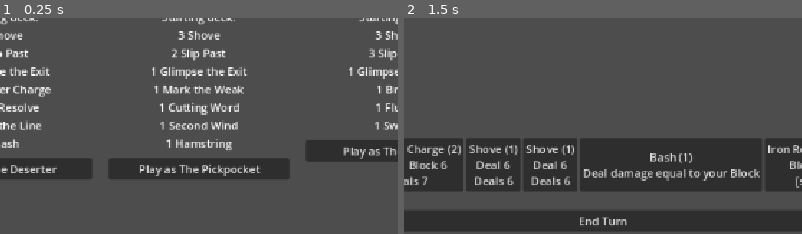
Above: before the commit, frames 1-2 (left to right).
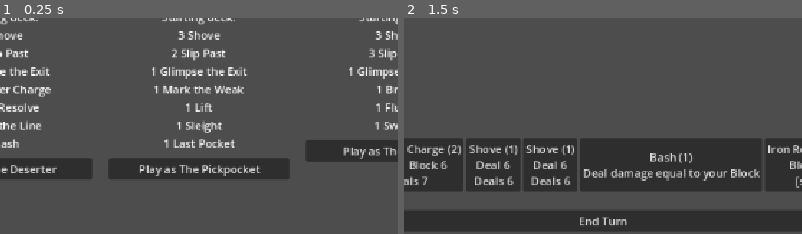
Above: after the commit, the same moments.

Repository: grump606/card-battle-prototype
Game: Godot game, scene res://run.tscn
Two runs of this game, one before a commit and one after it. Both use one fixed random seed, a clock stepped at 60 frames per second and the inputs below.
Inputs:
- Up to frame 1 (0.25 s): no input
- Up to frame 2 (1.5 s): click "Play as The Deserter" at 0.5 s; click "Board" at 1.25 s
The pictures show only the part of the screen within x 25-75%, y 49-99%; the shares and areas given below are measured in that part.

The runs differ from the first frame. In frame 1, 1.4% of the frame differs, in the area x 40-61%, y 39-62%; in frame 2, nothing differs.

Commit message:
Phase 4 of classes: energy gain, damage per card played, and the five Pickpocket cards
Co-Authored-By: Claude Sonnet 5.5 <noreply@anthropic.com>

Diff:
--- a/combat/card_effect.gd
+++ b/combat/card_effect.gd
@@ -10,7 +10,9 @@
 ## DAMAGE_PER_BLOCK: damage equal to your current Block times `amount`.
 ## DAMAGE_IF_BLOCK: `bonus` damage if your Block is at least `threshold`, else `amount`.
 ## THORNS: until your next turn, each enemy attack on you also deals `amount` to that attacker.
-enum Kind { DAMAGE, BLOCK, DRAW, EXPOSE, HOLD, DAMAGE_PER_BLOCK, DAMAGE_IF_BLOCK, THORNS }
+## GAIN_ENERGY: gain `amount` energy now (it can lift energy above the per-turn amount).
+## DAMAGE_PER_PLAY: `amount` plus `bonus` for each card played earlier this turn.
+enum Kind { DAMAGE, BLOCK, DRAW, EXPOSE, HOLD, DAMAGE_PER_BLOCK, DAMAGE_IF_BLOCK, THORNS, GAIN_ENERGY, DAMAGE_PER_PLAY }
 
 @export var kind: Kind = Kind.DAMAGE
 @export var amount: int = 0
@@ -46,4 +48,8 @@
 			return "Deal %d (%d with %d+ Block)" % [amount, bonus, threshold]
 		Kind.THORNS:
 			return "Thorns %d" % amount
+		Kind.GAIN_ENERGY:
+			return "Gain %d energy" % amount
+		Kind.DAMAGE_PER_PLAY:
+			return "Deal %d, +%d for each card played earlier this turn" % [amount, bonus]
 	return ""
--- a/combat/combat.gd
+++ b/combat/combat.gd
@@ -134,7 +134,7 @@
 	plays_this_turn += 1
 	for effect in card.effects:
 		match effect.kind:
-			CardEffect.Kind.DAMAGE, CardEffect.Kind.DAMAGE_PER_BLOCK, CardEffect.Kind.DAMAGE_IF_BLOCK:
+			CardEffect.Kind.DAMAGE, CardEffect.Kind.DAMAGE_PER_BLOCK, CardEffect.Kind.DAMAGE_IF_BLOCK, CardEffect.Kind.DAMAGE_PER_PLAY:
 				for target in targets:
 					_apply(effect, player, target)
 			CardEffect.Kind.EXPOSE:
@@ -215,6 +215,12 @@
 			source.add_hold(effect.amount)
 		CardEffect.Kind.THORNS:
 			source.add_thorns(effect.amount)
+		CardEffect.Kind.GAIN_ENERGY:
+			if source == player:
+				energy += maxi(effect.amount, 0)
+		CardEffect.Kind.DAMAGE_PER_PLAY:
+			# plays_this_turn already counts the card being played.
+			target.take_damage(effect.amount + effect.bonus * maxi(plays_this_turn - 1, 0))
 		CardEffect.Kind.BLOCK:
 			source.gain_block(effect.amount)
 		CardEffect.Kind.DRAW:
--- a/combat/starter_content.gd
+++ b/combat/starter_content.gd
@@ -27,6 +27,11 @@
 const COLD_STEEL_PATH := "res://data/cards/cold_steel.tres"
 const COUNTER_STANCE_PATH := "res://data/cards/counter_stance.tres"
 const LAST_STAND_PATH := "res://data/cards/last_stand.tres"
+const LIFT_PATH := "res://data/cards/lift.tres"
+const SLEIGHT_PATH := "res://data/cards/sleight.tres"
+const POCKET_WATCH_PATH := "res://data/cards/pocket_watch.tres"
+const LAST_POCKET_PATH := "res://data/cards/last_pocket.tres"
+const SPREE_PATH := "res://data/cards/spree.tres"
 const CINDER_HOUND_PATH := "res://data/enemies/cinder_hound.tres"
 const MOURNING_CROW_PATH := "res://data/enemies/mourning_crow.tres"
 const WISP_PATH := "res://data/enemies/skittering_wisp.tres"
@@ -40,6 +45,7 @@
 	SHOVE_PATH, SLIP_PAST_PATH, GLIMPSE_EXIT_PATH, BRACE_PATH, FLURRY_PATH, SWEEP_PATH,
 	HEAVY_BLOW_PATH, STEADY_BREATH_PATH, SHOULDER_CHARGE_PATH, IRON_RESOLVE_PATH, GUARDED_STRIKE_PATH,
 	HOLD_THE_LINE_PATH, BASH_PATH, DIG_IN_PATH, COLD_STEEL_PATH, COUNTER_STANCE_PATH, LAST_STAND_PATH,
+	LIFT_PATH, SLEIGHT_PATH, POCKET_WATCH_PATH, LAST_POCKET_PATH, SPREE_PATH,
 	MARK_THE_WEAK_PATH, CUTTING_WORD_PATH, HAMSTRING_PATH, SECOND_WIND_PATH,
 ]
 ## Playable characters, in the order a selection screen lists them.
--- /dev/null
+++ b/data/cards/last_pocket.tres
@@ -0,0 +1,18 @@
+[gd_resource type="Resource" script_class="CardData" format=3]
+
+[ext_resource type="Script" uid="uid://cvqeldq7ry1bu" path="res://combat/card_data.gd" id="1_card"]
+[ext_resource type="Script" uid="uid://v0wf0vn2ro0b" path="res://combat/card_effect.gd" id="2_effect"]
+
+[sub_resource type="Resource" id="Resource_e1"]
+script = ExtResource("2_effect")
+kind = 9
+amount = 4
+bonus = 3
+
+[resource]
+script = ExtResource("1_card")
+id = &"last_pocket"
+display_name = "Last Pocket"
+cost = 1
+effects = Array[ExtResource("2_effect")]([SubResource("Resource_e1")])
+character = &"pickpocket"
--- /dev/null
+++ b/data/cards/lift.tres
@@ -0,0 +1,22 @@
+[gd_resource type="Resource" script_class="CardData" format=3]
+
+[ext_resource type="Script" uid="uid://cvqeldq7ry1bu" path="res://combat/card_data.gd" id="1_card"]
+[ext_resource type="Script" uid="uid://v0wf0vn2ro0b" path="res://combat/card_effect.gd" id="2_effect"]
+
+[sub_resource type="Resource" id="Resource_e1"]
+script = ExtResource("2_effect")
+kind = 0
+amount = 3
+
+[sub_resource type="Resource" id="Resource_e2"]
+script = ExtResource("2_effect")
+kind = 2
+amount = 1
+
+[resource]
+script = ExtResource("1_card")
+id = &"lift"
+display_name = "Lift"
+cost = 1
+effects = Array[ExtResource("2_effect")]([SubResource("Resource_e1"), SubResource("Resource_e2")])
+character = &"pickpocket"
--- /dev/null
+++ b/data/cards/pocket_watch.tres
@@ -0,0 +1,23 @@
+[gd_resource type="Resource" script_class="CardData" format=3]
+
+[ext_resource type="Script" uid="uid://cvqeldq7ry1bu" path="res://combat/card_data.gd" id="1_card"]
+[ext_resource type="Script" uid="uid://v0wf0vn2ro0b" path="res://combat/card_effect.gd" id="2_effect"]
+
+[sub_resource type="Resource" id="Resource_e1"]
+script = ExtResource("2_effect")
+kind = 8
+amount = 1
+
+[sub_resource type="Resource" id="Resource_e2"]
+script = ExtResource("2_effect")
+kind = 2
+amount = 1
+
+[resource]
+script = ExtResource("1_card")
+id = &"pocket_watch"
+display_name = "Pocket Watch"
+cost = 1
+effects = Array[ExtResource("2_effect")]([SubResource("Resource_e1"), SubResource("Resource_e2")])
+target_mode = 2
+character = &"pickpocket"
--- /dev/null
+++ b/data/cards/sleight.tres
@@ -0,0 +1,17 @@
+[gd_resource type="Resource" script_class="CardData" format=3]
+
+[ext_resource type="Script" uid="uid://cvqeldq7ry1bu" path="res://combat/card_data.gd" id="1_card"]
+[ext_resource type="Script" uid="uid://v0wf0vn2ro0b" path="res://combat/card_effect.gd" id="2_effect"]
+
+[sub_resource type="Resource" id="Resource_e1"]
+script = ExtResource("2_effect")
+kind = 3
+amount = 1
+
+[resource]
+script = ExtResource("1_card")
+id = &"sleight"
+display_name = "Sleight"
+cost = 0
+effects = Array[ExtResource("2_effect")]([SubResource("Resource_e1")])
+character = &"pickpocket"
--- /dev/null
+++ b/data/cards/spree.tres
@@ -0,0 +1,18 @@
+[gd_resource type="Resource" script_class="CardData" format=3]
+
+[ext_resource type="Script" uid="uid://cvqeldq7ry1bu" path="res://combat/card_data.gd" id="1_card"]
+[ext_resource type="Script" uid="uid://v0wf0vn2ro0b" path="res://combat/card_effect.gd" id="2_effect"]
+
+[sub_resource type="Resource" id="Resource_e1"]
+script = ExtResource("2_effect")
+kind = 9
+amount = 2
+bonus = 2
+
+[resource]
+script = ExtResource("1_card")
+id = &"spree"
+display_name = "Spree"
+cost = 2
+effects = Array[ExtResource("2_effect")]([SubResource("Resource_e1")])
+character = &"pickpocket"
--- a/data/characters/pickpocket.tres
+++ b/data/characters/pickpocket.tres
@@ -6,9 +6,9 @@
 [ext_resource type="Resource" path="res://data/cards/slip_past.tres" id="4_slip_past"]
 [ext_resource type="Resource" path="res://data/cards/glimpse_exit.tres" id="5_glimpse_exit"]
 [ext_resource type="Resource" path="res://data/cards/mark_the_weak.tres" id="6_mark_the_weak"]
-[ext_resource type="Resource" path="res://data/cards/cutting_word.tres" id="7_cutting_word"]
-[ext_resource type="Resource" path="res://data/cards/second_wind.tres" id="8_second_wind"]
-[ext_resource type="Resource" path="res://data/cards/hamstring.tres" id="9_hamstring"]
+[ext_resource type="Resource" path="res://data/cards/lift.tres" id="7_lift"]
+[ext_resource type="Resource" path="res://data/cards/sleight.tres" id="8_sleight"]
+[ext_resource type="Resource" path="res://data/cards/last_pocket.tres" id="9_last_pocket"]
 
 [resource]
 script = ExtResource("1_char")
@@ -16,4 +16,4 @@
 display_name = "The Pickpocket"
 pitch = "Lifted one purse too many. Quick and fragile, cycles cards and punishes marked targets."
 max_hp = 44
-starting_deck = Array[ExtResource("2_card")]([ExtResource("3 …(152 unchanged characters)… urce("6_mark_the_weak"), ExtResource("7_cutting_word"), ExtResource("8_second_wind"), ExtResource("9_hamstring")])
+starting_deck = Array[ExtResource("2_card")]([ExtResource("3 …(152 unchanged characters)… urce("6_mark_the_weak"), ExtResource("7_lift"), ExtResource("8_sleight"), ExtResource("9_last_pocket")])
--- a/tests/content_tests.gd
+++ b/tests/content_tests.gd
@@ -199,7 +199,7 @@
 ## Characters own their starting decks and class cards; neutral cards are shared.
 func _test_characters_and_pools() -> void:
 	var all := StarterContent.all_cards()
-	_check(all.size() == StarterContent.ALL_CARD_PATHS.size() and all.size() == 21, "all_cards loads all 21 cards")
+	_check(all.size() == StarterContent.ALL_CARD_PATHS.size() and all.size() == 26, "all_cards loads all 26 cards")
 	var ids := {}
 	for card in all:
 		_check(not ids.has(card.id), "card id is unique: %s" % card.id)
--- a/tests/mechanics_tests.gd
+++ b/tests/mechanics_tests.gd
@@ -12,8 +12,11 @@
 	_test_damage_from_block()
 	_test_conditional_damage_from_block()
 	_test_thorns()
+	_test_gain_energy()
+	_test_damage_per_play()
 	_test_describe()
 	_test_real_cards()
+	_test_pickpocket_cards()
 	return _failures
 
 
@@ -238,3 +241,117 @@
 	combo.play_card(combo.piles.hand.find(hold_line))
 	combo.play_card(combo.piles.hand.find(bash), 0)
 	_check(combo.enemies[0].hp == 94, "Hold the Line then Bash deals 6")
+
+
+# --- Pickpocket mechanics: gaining energy, damage per card played -------------
+
+func _test_gain_energy() -> void:
+	var surge := _self_card(0, [_fx(CardEffect.Kind.GAIN_ENERGY, 2)])
+	var big := _attack_card(3, [_fx(CardEffect.Kind.DAMAGE, 9)])
+	var combat := _fight([surge, big])
+	_play(combat, surge)
+	_check(combat.energy == Combat.ENERGY_PER_TURN + 2, "gaining energy lifts it above the per-turn amount")
+	_check(_play(combat, big) and combat.energy == 2, "the gained energy pays for a card")
+	combat.end_player_turn()
+	_check(combat.energy == Combat.ENERGY_PER_TURN, "gained energy does not carry into the next turn")
+
+	# Paying a card's cost before its effects means a cost-1 gain-1 card is energy-neutral.
+	var watch := _self_card(1, [_fx(CardEffect.Kind.GAIN_ENERGY, 1), _fx(CardEffect.Kind.DRAW, 1)])
+	var neutral := _fight([watch])
+	_play(neutral, watch)
+	_check(neutral.energy == Combat.ENERGY_PER_TURN, "a card that costs 1 and gains 1 leaves energy unchanged")
+
+	# A card that costs more than the energy left is still unplayable even if a later card would refund it.
+	var spare := _fight([_attack_card(3, [_fx(CardEffect.Kind.DAMAGE, 1)])])
+	_check(spare.can_play(0), "setup: a cost-3 card is playable with 3 energy")
+
+	# An enemy intent cannot hand the player energy.
+	# Energy is reset when the next turn starts, so look at it as the enemy acts.
+	var odd_intent := _fight([surge], 50, [_fx(CardEffect.Kind.GAIN_ENERGY, 5)])
+	var seen_energy := []
+	odd_intent.enemy_acted.connect(func(_enemy: EnemyUnit, _intent: CardEffect) -> void: seen_energy.append(odd_intent.energy))
+	odd_intent.end_player_turn()
+	_check(seen_energy == [Combat.ENERGY_PER_TURN], "an enemy intent with GAIN_ENERGY does nothing to the player (saw %s)" % str(seen_energy))
+
+
+func _test_damage_per_play() -> void:
+	var last_pocket := _attack_card(0, [_fx(CardEffect.Kind.DAMAGE_PER_PLAY, 4, 3)])
+	var first := _fight([last_pocket])
+	_play(first, last_pocket)
+	_check(first.enemies[0].hp == 96, "played first, it deals only its base damage")
+
+	var filler_a := _self_card(0, [_fx(CardEffect.Kind.BLOCK, 1)])
+	var filler_b := _self_card(0, [_fx(CardEffect.Kind.BLOCK, 1)])
+	var third := _fight([filler_a, filler_b, last_pocket])
+	_play(third, filler_a)
+	_play(third, filler_b)
+	_play(third, last_pocket)
+	_check(third.enemies[0].hp == 90, "after two earlier cards it deals 4 + 3 x 2 = 10")
+
+	var next_turn := _fight([last_pocket, filler_a])
+	_play(next_turn, filler_a)
+	_play(next_turn, last_pocket)
+	_check(next_turn.enemies[0].hp == 93, "one earlier card: 4 + 3 = 7")
+
+	# The count restarts every turn.
+	var many: Array[CardData] = []
+	for i in 3:
+		many.append(_self_card(0, [_fx(CardEffect.Kind.BLOCK, 1)]))
+	many.append(last_pocket)
+	var again := _fight(many)
+	for i in 3:
+		_play(again, many[i])
+	again.end_player_turn()
+	# A deck of four cards is redrawn whole, so Last Pocket is in the new hand.
+	_play(again, last_pocket)
+	_check(again.enemies[0].hp == 96, "the count resets with the new turn (a first play deals the base 4)")
+
+	# Spree: 2 per card played, counting itself.
+	var spree := _attack_card(0, [_fx(CardEffect.Kind.DAMAGE_PER_PLAY, 2, 2)])
+	var alone := _fight([spree])
+	_play(alone, spree)
+	_check(alone.enemies[0].hp == 98, "Spree alone deals 2")
+	var after_two := _fight([filler_a, filler_b, spree])
+	_play(after_two, filler_a)
+	_play(after_two, filler_b)
+	_play(after_two, spree)
+	_check(after_two.enemies[0].hp == 94, "Spree as the third card deals 2 x 3 = 6")
+
+	# Every target of an all-enemies card takes the same scaled damage.
+	var sweep := CardData.make(&"s", "S", 0, [_fx(CardEffect.Kind.DAMAGE_PER_PLAY, 1, 1)], CardData.TargetMode.ALL_ENEMIES)
+	var spread := _fight([filler_a, sweep], 100, [], 2)
+	_play(spread, filler_a)
+	_play(spread, sweep)
+	_check(spread.enemies[0].hp == 98 and spread.enemies[1].hp == 98, "an all-enemies per-play card hits each enemy for the scaled amount")
+
+	# Exposed targets take the scaled damage x 1.5 like any hit.
+	var expose := _attack_card(0, [_fx(CardEffect.Kind.EXPOSE, 2)])
+	var marked := _fight([expose, last_pocket])
+	_play(marked, expose)
+	_play(marked, last_pocket)
+	_check(marked.enemies[0].hp == 90, "the scaled damage is increased by Expose: (4 + 3) x 1.5 = 10")
+
+
+func _test_pickpocket_cards() -> void:
+	var cards := {}
+	for path in StarterContent.ALL_CARD_PATHS:
+		var card := load(path) as CardData
+		cards[card.id] = card
+	for id in [&"lift", &"sleight", &"pocket_watch", &"last_pocket", &"spree"]:
+		_check(cards.has(id) and (cards[id] as CardData).character == &"pickpocket", "%s is a Pickpocket card" % id)
+	_check(cards[&"lift"].describe() == "Deal 3, Draw 1", "Lift text")
+	_check(cards[&"pocket_watch"].describe() == "Gain 1 energy, Draw 1", "Pocket Watch text")
+	_check(cards[&"last_pocket"].describe() == "Deal 4, +3 for each card played earlier this turn", "Last Pocket text")
+	_check(cards[&"sleight"].cost == 0 and cards[&"lift"].cost == 1 and cards[&"spree"].cost == 2, "costs: Sleight 0, Lift 1, Spree 2")
+
+	# A real chain: Sleight (0) exposes, Pocket Watch (net 0 energy), Last Pocket (third card).
+	var sleight: CardData = cards[&"sleight"]
+	var watch: CardData = cards[&"pocket_watch"]
+	var last_pocket: CardData = cards[&"last_pocket"]
+	var chain := Combat.new(Combatant.new("p", 40), [sleight, watch, last_pocket] as Array[CardData], _enemies(1, 100, []))
+	chain.start()
+	chain.play_card(chain.piles.hand.find(sleight), 0)
+	chain.play_card(chain.piles.hand.find(watch))
+	_check(chain.energy == Combat.ENERGY_PER_TURN, "Sleight and Pocket Watch together cost no energy")
+	chain.play_card(chain.piles.hand.find(last_pocket), 0)
+	_check(chain.enemies[0].hp == 100 - (4 + 3 * 2) * 3 / 2, "Last Pocket as the third card on an Exposed target deals (4 + 6) x 1.5 = 15")
Not shown, changed: README.md
Not shown, changed: docs/CLASSES_PLAN.md
